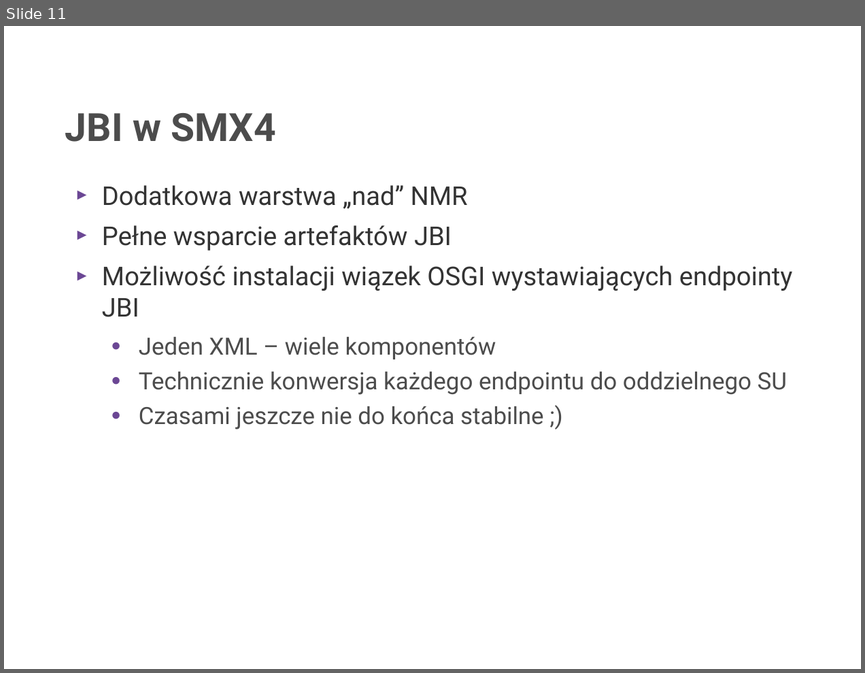
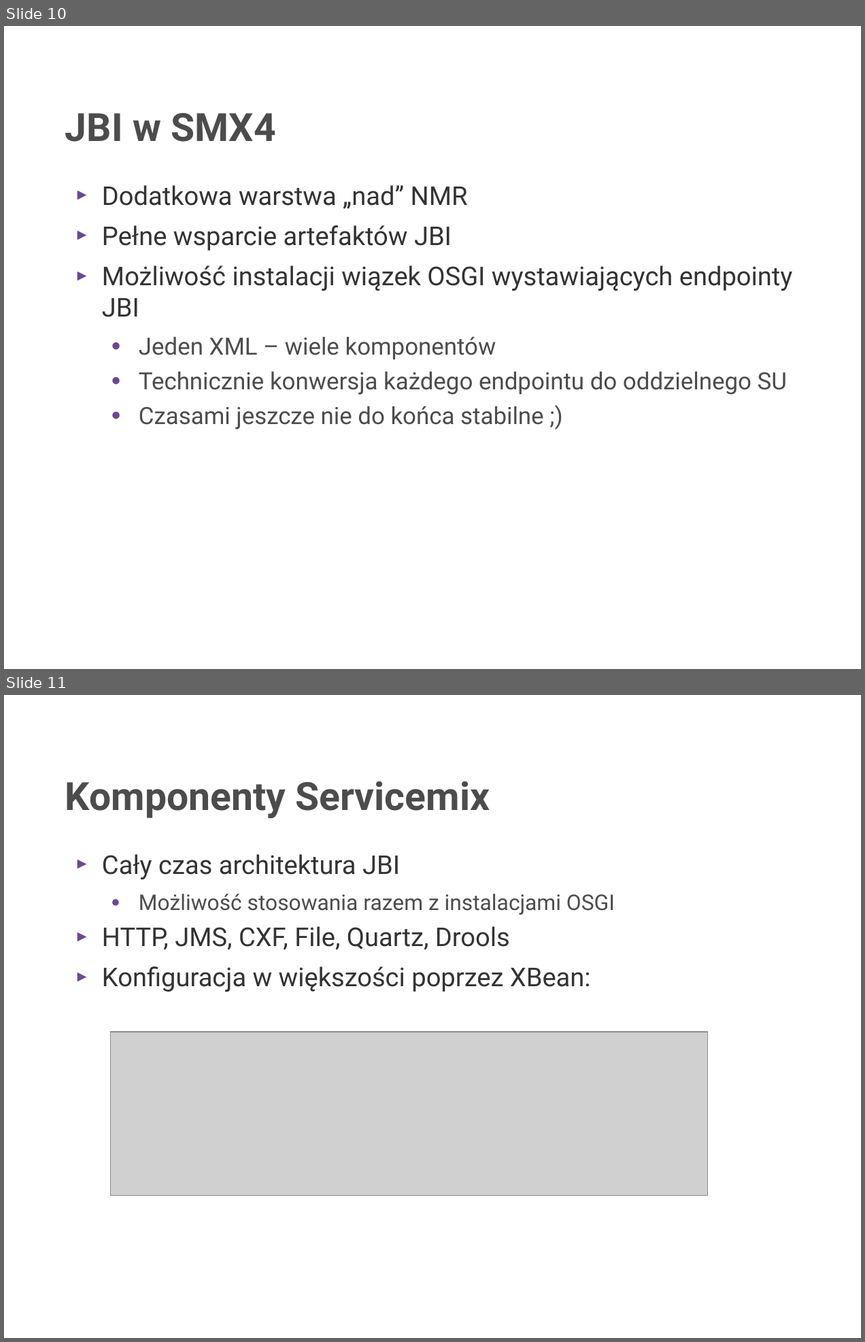
Before and after one commit to rafalrusin/ode-smx-jug, a slide deck: smx.odp. Shown one above the other, each under a label of ours: slide 11 before the commit, slides 10 and 11 after it. The pictures are 865x673 and 865x1342 pixels, drawn with LibreOffice and Linux fonts; fonts in the diff are those of the drawing; grey boxes stand for pictures; background and template pictures are left out. Boxes give left, top, right and bottom in pixels: in the first picture for what was removed or moved away, otherwise in the second. Text is boxed around its words. In the diff, an @@ line names an element or a change of style, - is before the commit and + after.

```diff
--- a/smx.odp
+++ b/smx.odp
@@ slide 11 added at [4,695,861,1338], background picture (left out) @@
@@ title added at [65,781,490,818], 36 pt, text #4C4C4C, bold @@
+Komponenty Servicemix
@@ text added at [102,854,615,991], 24 pt, text #333333 @@
+► Cały czas architektura JBI
+  ● Możliwość stosowania razem z instalacjami OSGI
+► HTTP, JMS, CXF, File, Quartz, Drools
+► Konfiguracja w większości poprzez XBean:
@@ picture added at [111,1032,708,1195] @@
@@ what was slide 11 is now slide 10 @@
```
Also in this commit, not shown: 9 slides changed, 6 other files.
